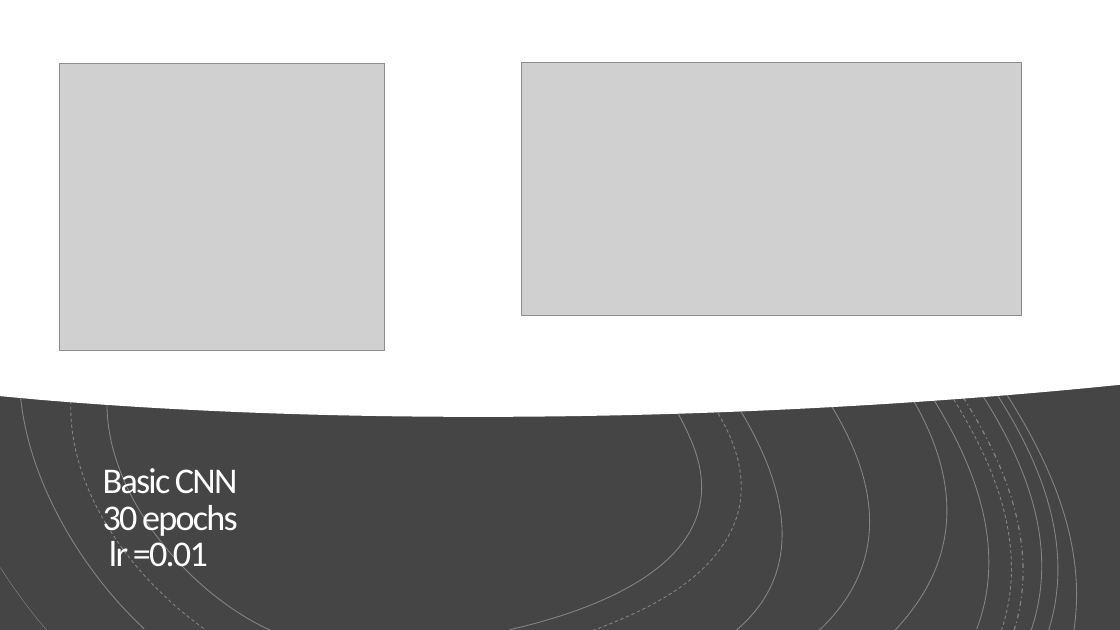
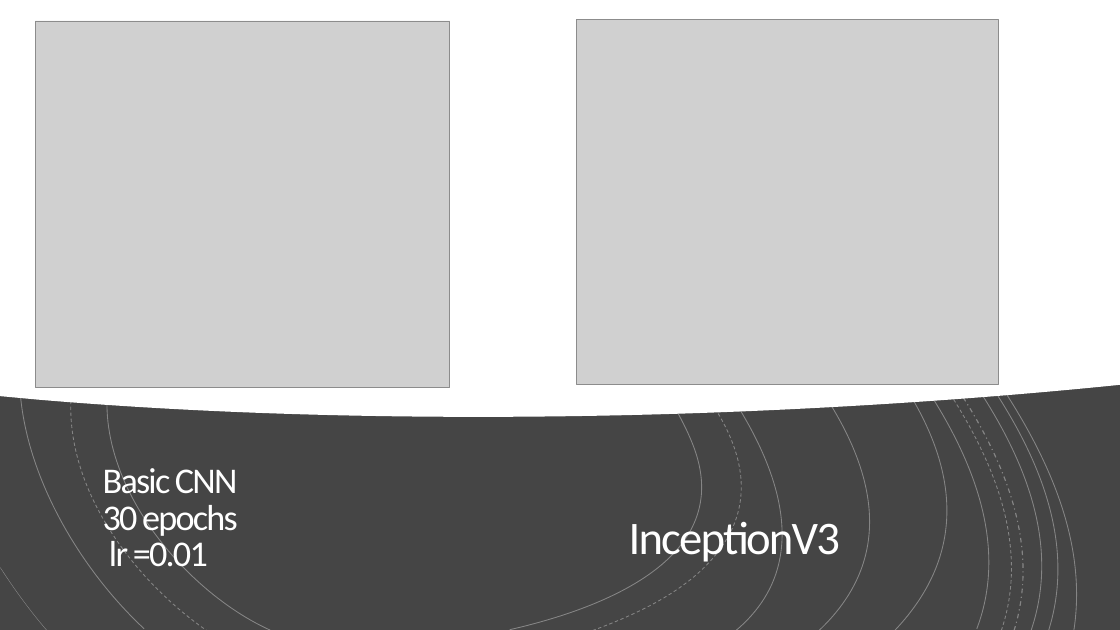
Before and after one commit to Kaoutar-Nahli/Early-Fire-Detection, a slide deck: slide 19 of deep-learning-fire-detection.pptx (slide 17 before the commit). Drawn at 1120x630 pixels with LibreOffice and Linux fonts; fonts in the diff are those of the drawing; grey boxes stand for pictures. Boxes give left, top, right and bottom in pixels: in the first picture for what was removed or moved away, otherwise in the second. Text is boxed around its words. In the diff, an @@ line names an element or a change of style, - is before the commit and + after.

Commit message:
presentation completed, too much text

```diff
--- a/deep-learning-fire-detection.pptx
+++ b/deep-learning-fire-detection.pptx
@@ picture: place and size @@
-picture at [59, 63, 384, 351]
+picture at [35, 21, 450, 388]
@@ picture: place and size @@
-picture at [522, 62, 1022, 315]
+picture at [577, 19, 999, 384]
@@ text added at [629, 516, 840, 566], 40 pt, text #FFFFFF @@
+InceptionV3
```
Also in this commit, not shown: 11 other slides changed, 8 slides added, 7 slides removed.
